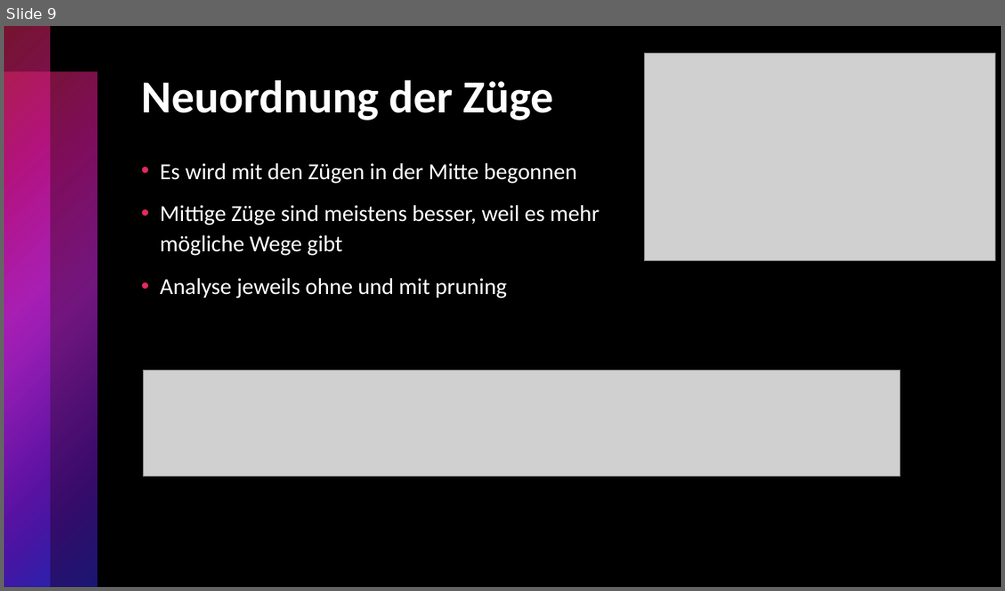
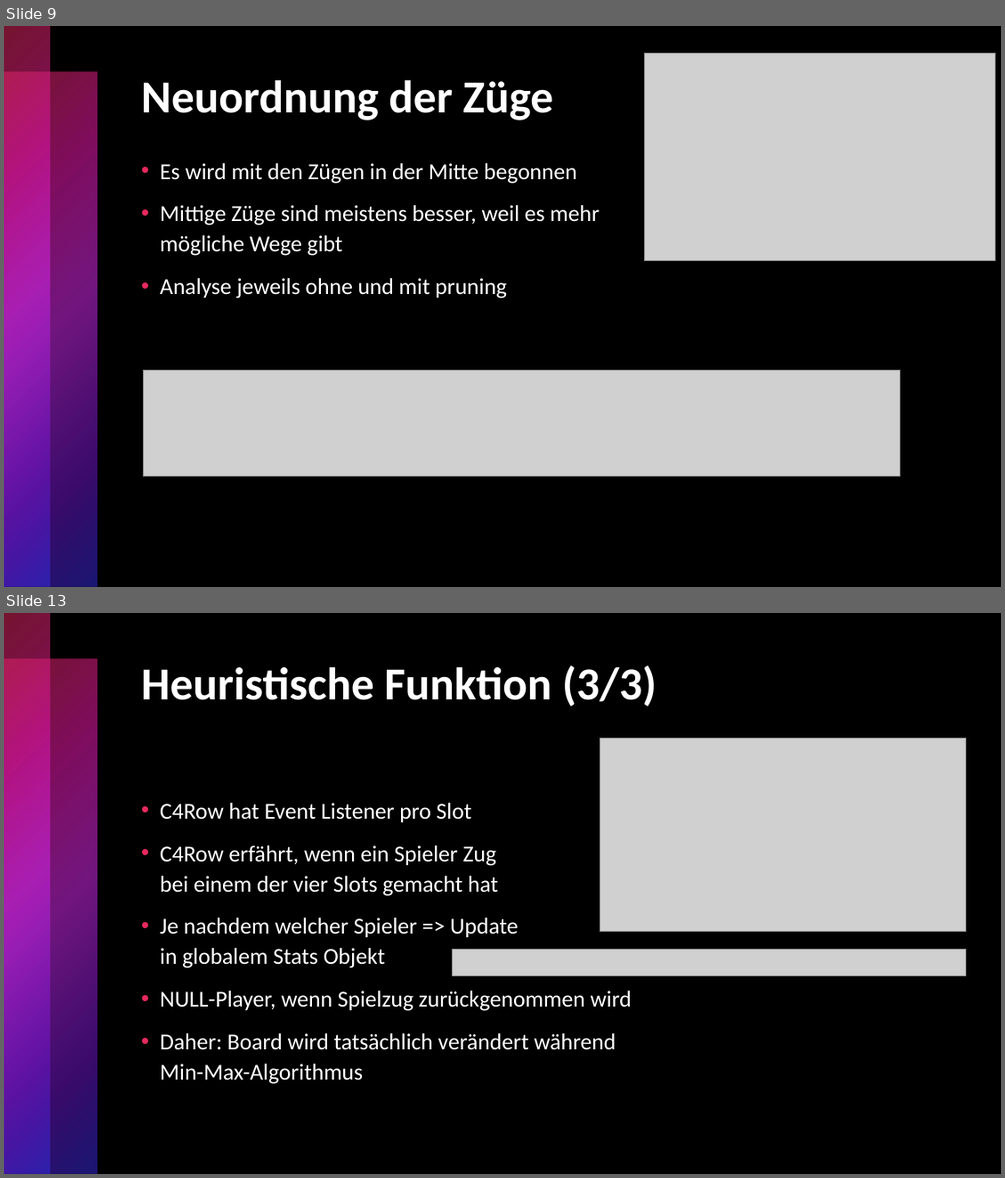
Before and after one commit to f-Hirschmann/ConnectFour-AI, a slide deck: doc/Präsentation.pptx. Shown one above the other, each under a label of ours: slide 9 before the commit, slides 9 and 13 after it; the slides between them are not shown. The pictures are 1005x591 and 1005x1178 pixels, drawn with LibreOffice and Linux fonts; fonts in the diff are those of the drawing; grey boxes stand for pictures. Boxes give left, top, right and bottom in pixels: in the first picture for what was removed or moved away, otherwise in the second. Text is boxed around its words. In the diff, an @@ line names an element or a change of style, - is before the commit and + after.

Commit message:
Added slides for 7 and 8

```diff
--- a/doc/Präsentation.pptx
+++ b/doc/Präsentation.pptx
@@ slide 13 added at [4, 613, 1001, 1174], background #000000; not listed: 2 template elements that a slide beside it also shows @@
@@ title added at [141, 666, 656, 706], 44 pt, text #FFFFFF, bold @@
+Heuristische Funktion (3/3)
@@ picture added at [600, 738, 966, 931] @@
@@ text added at [160, 803, 631, 1084], 22 pt, text #FFFFFF @@
+• C4Row hat Event Listener pro Slot
+• C4Row erfährt, wenn ein Spieler Zug
+  bei einem der vier Slots gemacht hat
+• Je nachdem welcher Spieler => Update
+  in globalem Stats Objekt
+• NULL-Player, wenn Spielzug zurückgenommen wird
+• Daher: Board wird tatsächlich verändert während
+  Min-Max-Algorithmus
@@ picture added at [452, 949, 966, 976] @@
```
Also in this commit, not shown: 1 slide changed, 3 other slides added.
